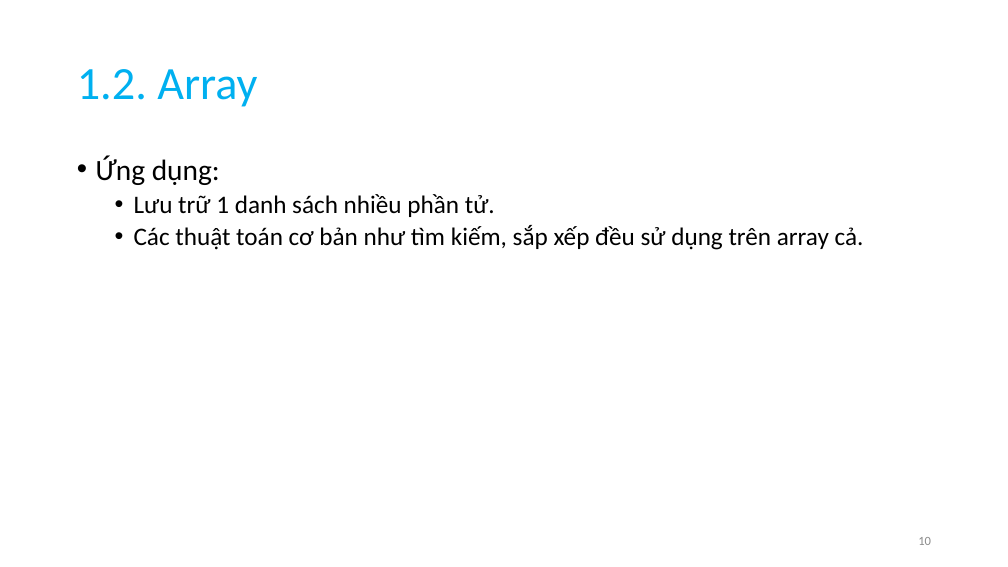
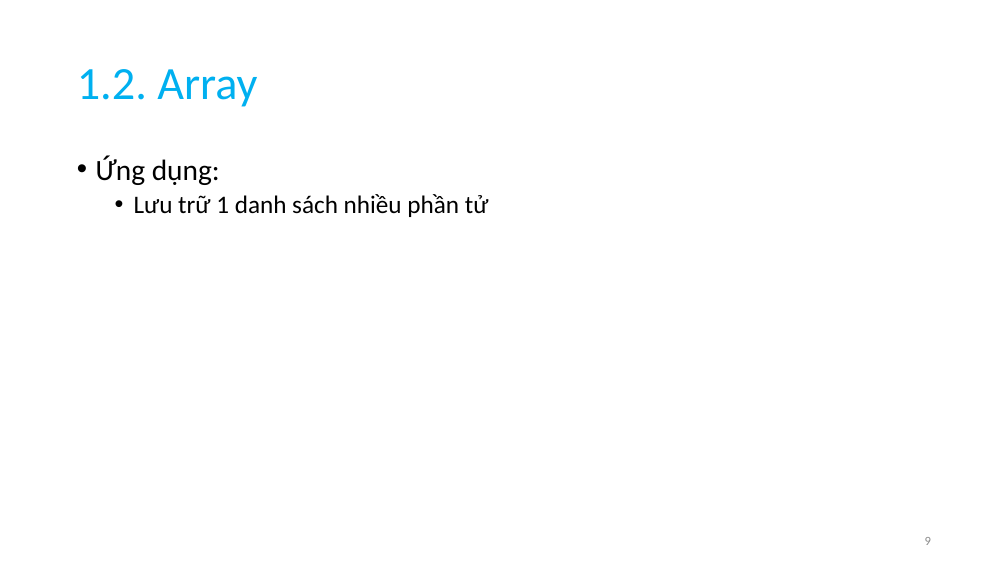
Before and after one commit to anhtuta/Notes, a slide deck: slide 9 of DSA.pptx (slide 10 before the commit). Drawn at 1008x567 pixels with LibreOffice and Linux fonts; fonts in the diff are those of the drawing. Boxes give left, top, right and bottom in pixels: in the first picture for what was removed or moved away, otherwise in the second. Text is boxed around its words. In the diff, an @@ line names an element or a change of style, - is before the commit and + after.

```diff
--- a/DSA.pptx
+++ b/DSA.pptx
@@ text at (134, 194, 489, 217): text changed @@
-  • Lưu trữ 1 danh sách nhiều phần tử.
-  • Các thuật toán cơ bản như tìm kiếm, sắp xếp đều sử dụng trên array cả.
+  • Lưu trữ 1 danh sách nhiều phần tử
@@ page number at (925, 537, 931, 545): text changed @@
-10
+9
```
Also in this commit, not shown: 27 other slides changed, 4 slides added, 1 slide removed.
